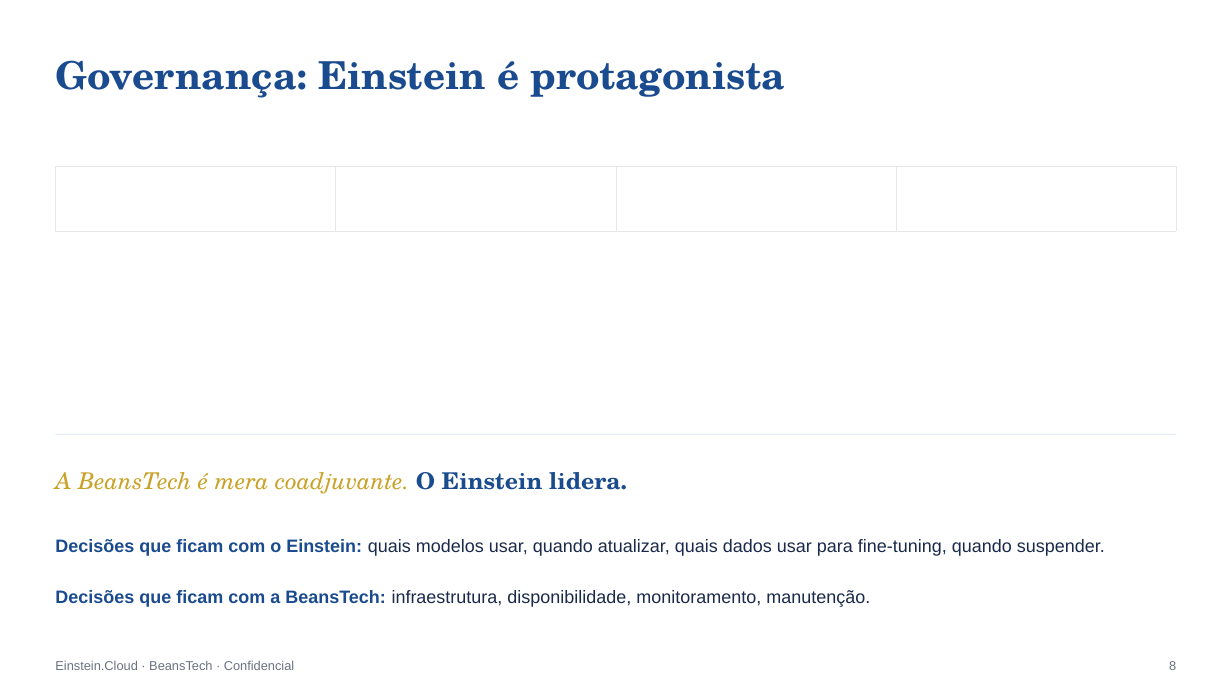
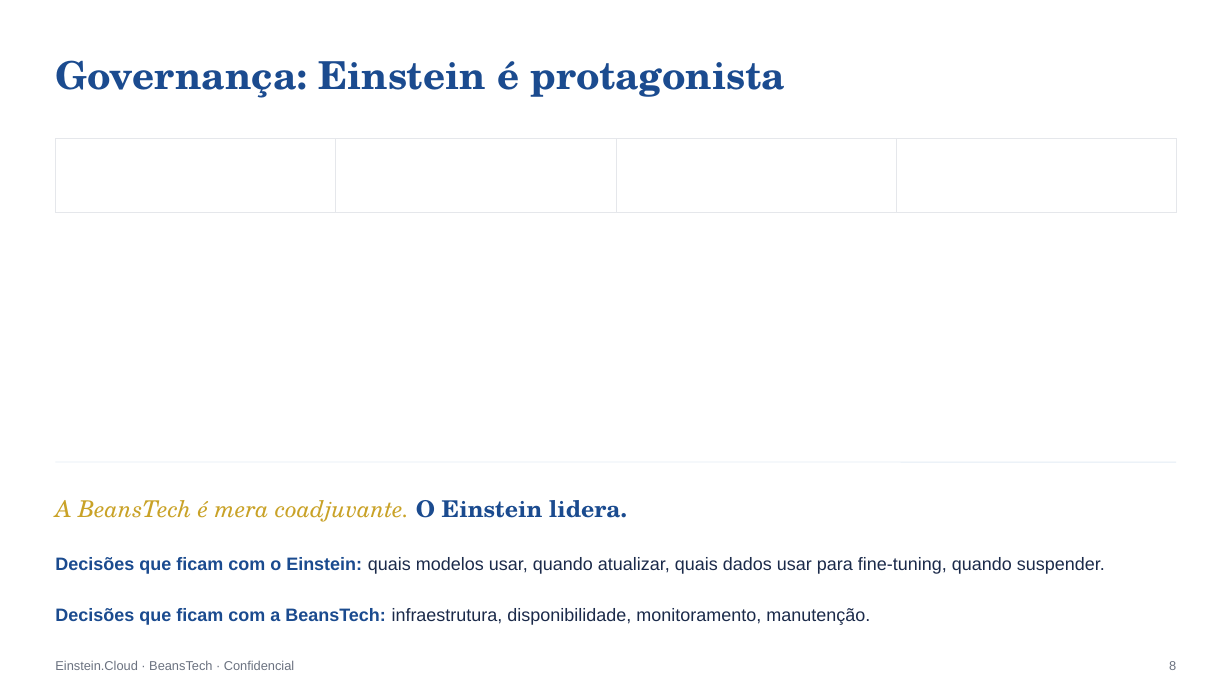
Before and after one commit to beanstechhub/healthtech-infra, a slide deck: slide 8 of apresentacoes/Einstein_Cloud_Apresentacao.pptx. Drawn at 1232x693 pixels with LibreOffice and Linux fonts; fonts in the diff are those of the drawing. Boxes give left, top, right and bottom in pixels: in the first picture for what was removed or moved away, otherwise in the second. Text is boxed around its words. In the diff, an @@ line names an element or a change of style, - is before the commit and + after.

Commit message:
Slides corrigidos: áreas vazias preenchidas (Einstein 5/8, Qwen 3/4/8, Benchmark 3/5/6); 'Validação Einstein' removida do Qwen (0 menções)

```diff
--- a/apresentacoes/Einstein_Cloud_Apresentacao.pptx
+++ b/apresentacoes/Einstein_Cloud_Apresentacao.pptx
@@ table: place and size @@
-table at [55,166,1176,259]
+table at [55,139,1176,231]
@@ line moved from (55, 434) - (1177, 434) to (55, 462) - (1177, 462) @@
@@ text "A BeansTech é mera coadjuvante. ...": place and size @@
-text "A BeansTech é mera coadjuvante. ..." at [55,472,627,494]
+text "A BeansTech é mera coadjuvante. ..." at [55,500,627,522]
@@ text "Decisões que ficam com o ...": place and size @@
-text "Decisões que ficam com o ..." at [55,539,1105,556]
+text "Decisões que ficam com o ..." at [55,557,1105,574]
@@ text "Decisões que ficam com a ...": place and size @@
-text "Decisões que ficam com a ..." at [55,590,870,607]
+text "Decisões que ficam com a ..." at [55,608,870,625]
```
Also in this commit, not shown: 1 other slide changed, 7 other files.
